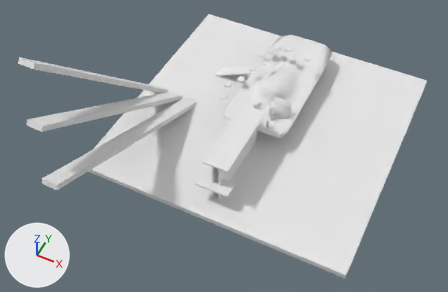
What one commit did to the Blender file blends/level_1.blend.
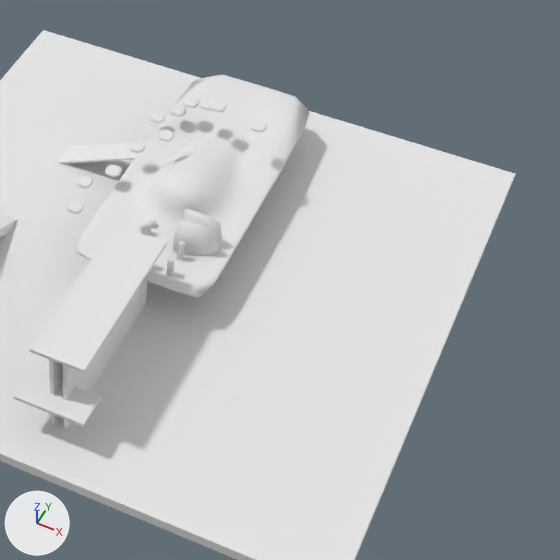
Each version appears first whole from a camera (50 mm lens) standing at (241.0, -621.0, 652.0) and looking at (-8.0, -121.0, 28.0), and next in a close-up on the part from 42% to 100% of the width and 0% to 89% of the height. Arrows for +X, +Y and +Z are at lower left; the lights stay in place.

The older version as bpy lines, for what is in view:
```python
me_cube_001 = bpy.data.meshes.new('Cube.001')
me_cube_001.from_pydata(...)  # 1764 vertices, 2026 faces; spans x -200.0..200.0, y -327.0..200.0, z -39.0..219.0
# faces by material slot: [1658, 368]
me_cube_001.materials.append(mat_grass)  # white #e7e7e7
me_cube_001.materials.append(mat_stone)  # white #e7e7e7
ob_level_1 = bpy.data.objects.new('level_1', me_cube_001)
ob_level_1.location = (0.0, 0.0, 0.0)
```
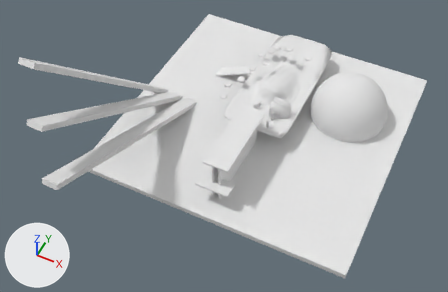
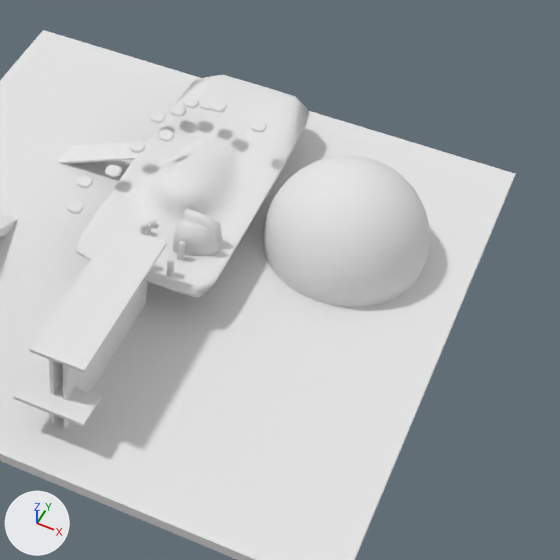
The change, as a list of edits to the scene's bpy script:
```text
Change me_cube_001:
    where me_cube_001.from_pydata(...)  # 1764 vertices, 2026 faces; spans x -200.0..200.0, y -327.0..200.0, z -39.0..219.0
    used by ob_level_1; location = (0.0, 0.0, 0.0)
    me_cube_001 part 1: a new loose piece, a UV sphere (32 segments, 16 rings, poles along z) spanning x 52.0..168.0, y 9.0..125.0, z -77.0..39.0, in mat_grass (white #e7e7e7)
```

What differs and where, as boxes [x1, y1, x2, y2] in the close-ups (560 x 560 px):
part 1 of me_cube_001, added
    after: [263, 156, 430, 307]
